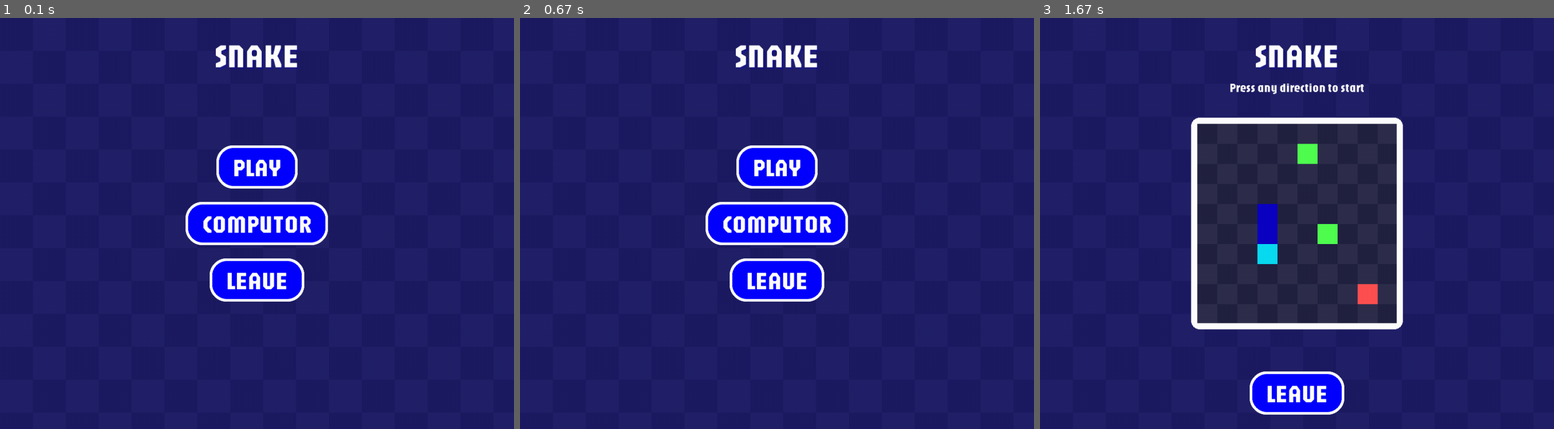
Above: before the commit, frames 1-3 (left to right).
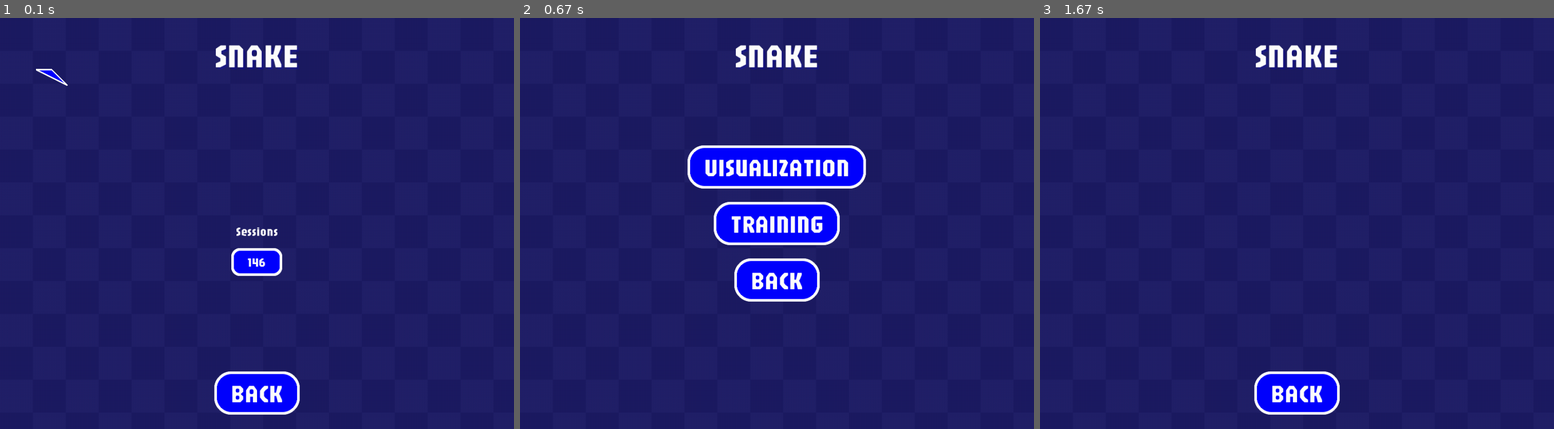
Above: after the commit, the same moments.

Repository: DevJ2K/snakeAI
Game: pygame game, started from srcs/Window.py
Same seed, same stepped clock (60 frames per second), same inputs: the game is played once before the commit and once after it.
Inputs (mouse positions are in pixels of both pictures, inside the frame that each line leads up to):
- Up to frame 1 (0.1 s): no input
- Up to frame 2 (0.67 s): click (777, 392) at 0.38 s, where only the run after the commit has a clickable "BACK"
- Up to frame 3 (1.67 s): click (1297, 165) at 0.88 s, where only the run after the commit has a clickable "VISUALIZATION"

The runs differ from the first frame. In frame 1, 8.0% of the frame differs, in the area x 7-64%, y 12-97%; in frame 2, 4.3%; in frame 3, 18%, in the area x 29-71%, y 15-97%.

Commit message:
🚧 : Start to add Computor menu...

Diff:
--- a/srcs/Snake.py
+++ b/srcs/Snake.py
@@ -224,7 +224,7 @@
         if self.board[next_i][next_j] == self.GREEN_APPLE['char']:
             apple = self.GREEN_APPLE
             self.snake.append(self.__new_snake_node())
-            print("GREENAPPLE", next_i, next_j)
+            # print("GREENAPPLE", next_i, next_j)
             self.green_apple_eat += 1
             self.snake_length += 1
             if self.snake_length > self.max_snake_length:
@@ -234,7 +234,7 @@
                 self.snake_length -= 1
                 return False
             apple = self.RED_APPLE
-            print("REDAPPLE", next_i, next_j)
+            # print("REDAPPLE", next_i, next_j)
             pop_node = self.snake.pop()
             self.board[pop_node.i][pop_node.j] = self.EMPTY_SPACE['char']
             self.red_apple_eat += 1
@@ -244,7 +244,7 @@
         self.__place_snake()
         if apple is not None:
             self.__place_random_apple(apple)
-        self.display_board()
+        # self.display_board()
         return True
 
     def update_snake_nodes(
--- a/srcs/Window.py
+++ b/srcs/Window.py
@@ -36,7 +36,7 @@
         self.last_tick = 0
         self.theme = theme.get()
 
-        self.menu = "MAIN"
+        self.menu = "COMPUTOR_TRAINING_SETTINGS"
 
         self.snake = Snake(size=10, snake_length=3)
         self.max_len = self.snake.max_snake_length
@@ -57,7 +57,12 @@
             win_screen.GAME_interface(self)
         elif self.menu == "COMPUTOR_MENU":
             win_screen.MENU_computor(self)
+        elif self.menu == "COMPUTOR_VISUALIZATION_SETTINGS":
+            win_screen.MENU_computor_visualization(self)
+        elif self.menu == "COMPUTOR_TRAINING_SETTINGS":
+            win_screen.MENU_computor_training(self)
         else:
+            print(f"No menu select. '{self.menu}'")
             pass
 
     def start_new_snake(self):
--- a/srcs/window/window_menu.py
+++ b/srcs/window/window_menu.py
@@ -97,16 +97,16 @@
         y=window.SCREEN_HEIGHT / 2 - 140,
         bg_default=window.theme['btn'],
         bg_hover=window.theme['btn-hover'],
-        func=window.start_new_snake,
-        func_params=None
+        func=window.switch_menu,
+        func_params="COMPUTOR_VISUALIZATION_SETTINGS"
     )
     add_button(
         window=window,
         text="TRAINING",
         bg_default=window.theme['btn'],
         bg_hover=window.theme['btn-hover'],
-        func=window.start_new_snake,
-        func_params=None
+        func=window.switch_menu,
+        func_params="COMPUTOR_TRAINING_SETTINGS"
     )
 
     add_button(
@@ -118,3 +118,60 @@
         func=window.switch_menu,
         func_params="MAIN"
     )
+
+
+###################################
+# MENU COMPUTOR VISUALIZATION #####
+###################################
+def MENU_computor_visualization(window: Window):
+    add_button(
+        window=window,
+        text="BACK",
+        y=window.SCREEN_HEIGHT - 100,
+        bg_default=window.theme['btn'],
+        bg_hover=window.theme['btn-hover'],
+        func=window.switch_menu,
+        func_params="COMPUTOR_MENU"
+    )
+    pass
+
+
+###################################
+# MENU COMPUTOR TRAINING ##########
+###################################
+def MENU_computor_training(window: Window):
+    pygame.draw.polygon(
+        window.canvas,
+        window.theme['btn'],
+        [(100, 100), (130, 130), (70, 100)]
+    )
+    pygame.draw.polygon(
+        window.canvas,
+        "#FFFFFF",
+        [(100, 100), (130, 130), (70, 100)],
+        3
+    )
+
+    add_text(window, "Sessions", y=window.SCREEN_HEIGHT / 2)
+    add_button(
+        window=window,
+        y=window.SCREEN_HEIGHT / 2 + 60,
+        text="146",
+        bg_default=window.theme['btn'],
+        bg_hover=window.theme['btn-hover'],
+        func=print,
+        func_params="Session number",
+        font=window.fontText,
+        border_radius=16
+    )
+
+    add_button(
+        window=window,
+        text="BACK",
+        y=window.SCREEN_HEIGHT - 100,
+        bg_default=window.theme['btn'],
+        bg_hover=window.theme['btn-hover'],
+        func=window.switch_menu,
+        func_params="COMPUTOR_MENU"
+    )
+    pass
